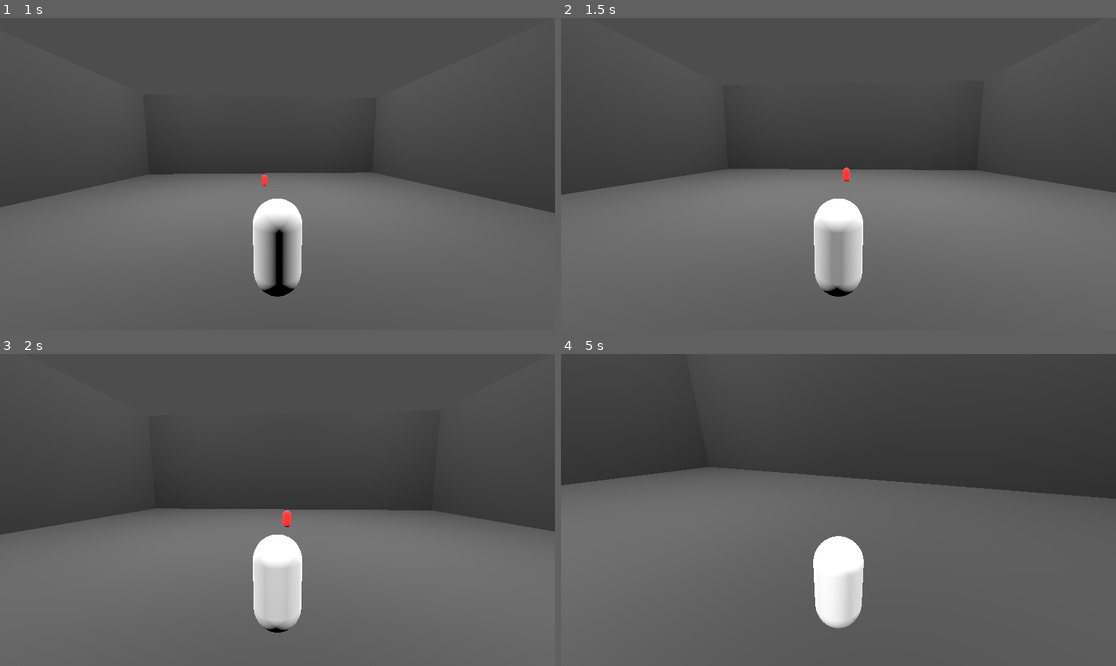
Above: before the commit, frames 1-4 (two rows, left to right).
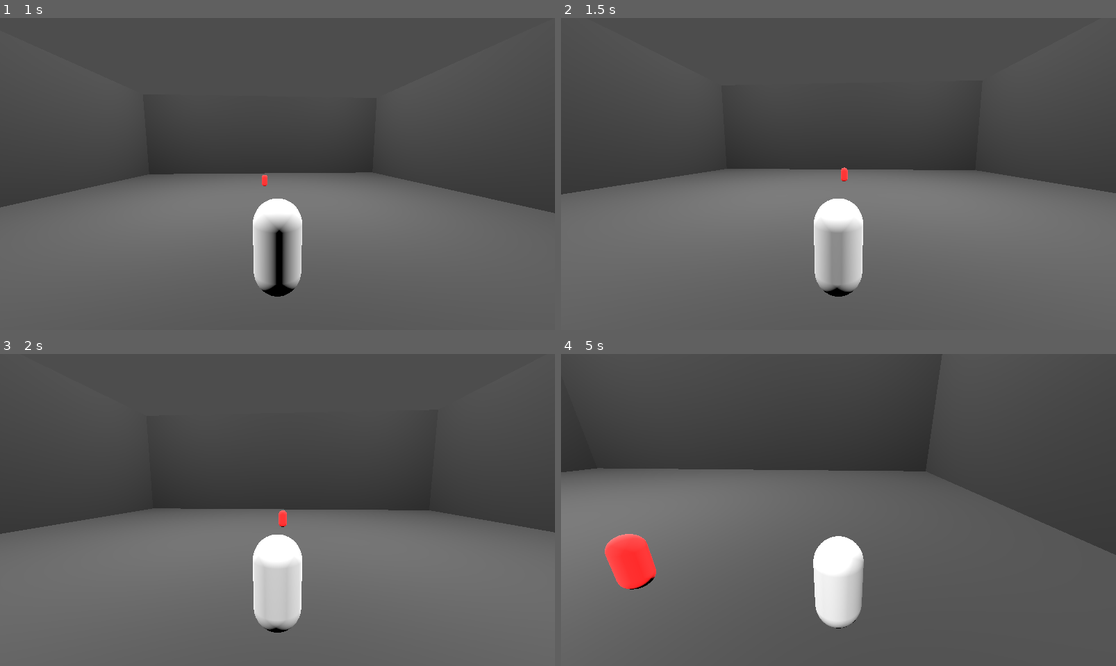
Above: after the commit, the same moments.

Repository: SKeppinger/brickbot-beatdown
Game: Godot game, scene res://demo/demo_arena.tscn
Two runs of this game, one before a commit and one after it. Both use one fixed random seed, a clock stepped at 60 frames per second and the inputs below. This scene is started directly instead of the project's main scene.
Inputs (mouse positions are in pixels of both pictures, inside the frame that each line leads up to):
- Up to frame 1 (1 s): tap Enter at 0.5 s; move the mouse to (305, 174) at 0.52 s; hold W (move_forward) from 0.53 s (still down); tap Space (jump) at 0.6, 0.77 s
- Up to frame 2 (1.5 s): keep holding W (move_forward); tap Space (jump) at 1.07 s; move the mouse to (810, 174) at 1.27 s; tap Ctrl (sprint) at 1.35 s
- Up to frame 3 (2 s): keep holding W (move_forward); tap Space (jump) at 1.52, 1.55, 1.82 s
- Up to frame 4 (5 s): keep holding W (move_forward); move the mouse to (849, 503) at 2.02 s; tap C (target_lock) at 2.1, 4.35 s; tap Space (jump) at 2.3, 2.85, 3.02, 3.32, 3.77, 3.8, 4.07, 4.52, 4.55, 4.82 s; move the mouse to (832, 516) at 2.77 s; move the mouse to (877, 513) at 3.52 s; hold Ctrl (sprint) 3.53-4.28 s; move the mouse to (794, 506) at 4.27 s

Frame 1 is identical in both runs. In frame 2, 0.1% of the frame differs, in the area x 0-100%, y 47-57%; in frame 3, 0.2%; in frame 4, 5.0%, in the area x 0-100%, y 36-88%.

Commit message:
started setting up for attachments

Diff:
--- /dev/null
+++ b/attachments/attachment.gd
@@ -0,0 +1,4 @@
+extends Node
+class_name Attachment
+
+## Override this function with attachment behavior
--- a/demo/player.gd
+++ b/demo/player.gd
@@ -7,7 +7,7 @@
 const GRAVITY = -30.0
 const CAMLOCK_SPEED = 8.0
 const CAMLOCK_VRATIO = 0.1
-const CAMLOCK_MARGIN = 0.02
+const CAMLOCK_MARGIN = 0.05
 const CAM_SENS = 0.001
 const VCAM_RANGE = PI / 5 # This is the maximum vertical camera rotation, in radians
 
@@ -15,7 +15,8 @@
 @onready var camera_pivot = $CameraPivot
 @onready var default_camera_pivot = camera_pivot.rotation
 
-var move_direction = Vector2.ZERO
+var move_direction = Vector3.ZERO
+var jump_direction = Vector3.ZERO
 var locked_on = false
 var target = null
 
@@ -66,12 +67,14 @@
 		var direction_facing = (facing_direction * input_dir.y).normalized()
 		move_direction = direction_facing + direction_strafe
 		if not is_on_floor():
-			# TODO: Maybe disallow the changing of forward/backward momentum while in the air
+			move_direction = jump_direction + direction_strafe
 			velocity.y += GRAVITY * delta
 		else:
 			if Input.is_action_just_pressed("jump"):
+				jump_direction = direction_facing
 				velocity.y = JUMP_SPEED
 			else:
+				jump_direction = Vector3.ZERO
 				velocity.y = 0
 		if move_direction:
 			if Input.is_action_pressed("sprint") and input_dir.y > 0:
@@ -96,7 +99,7 @@
 			if rotation_diff > PI or rotation_diff < -1 * PI:
 				rotation.y = lerp(rotation.y, PI * sign(rotation_diff), delta * CAMLOCK_SPEED)
 				if abs(rotation.y) >= PI - CAMLOCK_MARGIN:
-					rotation.y = PI * sign(rotation_diff)
+					rotation.y = (PI * sign(rotation_diff))
 			else:
 				rotation.y = lerp(rotation.y, target_rotation.y, delta * CAMLOCK_SPEED)
 			## Vertical rotation
--- a/game_state.gd
+++ b/game_state.gd
@@ -1,3 +1,9 @@
 extends Node
 
+## Game Management
 var paused = false # Whether the game is paused or not
+
+## Equipped Attachments
+var left_arm
+var right_arm
+var special_attachment
Not shown, added: attachments/attachment.gd.uid
